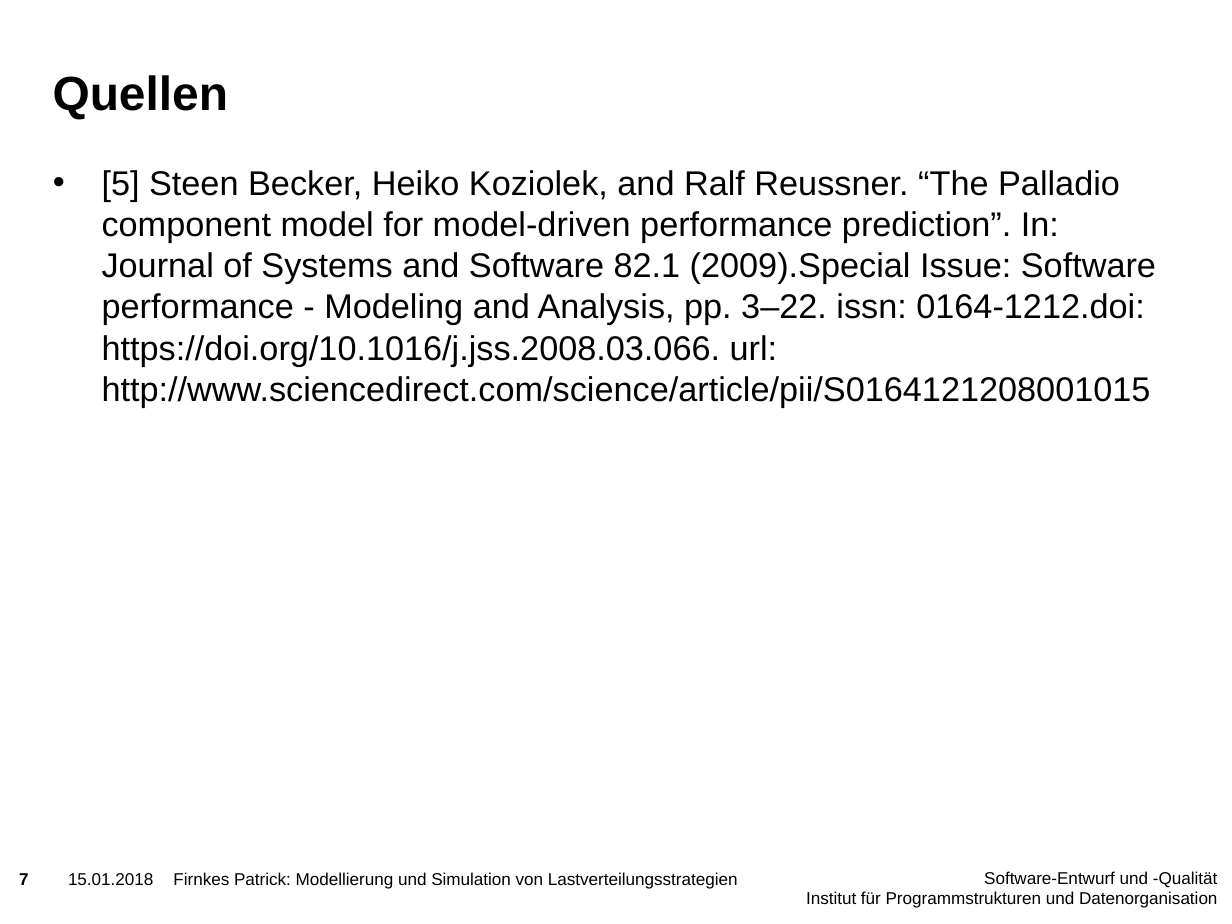
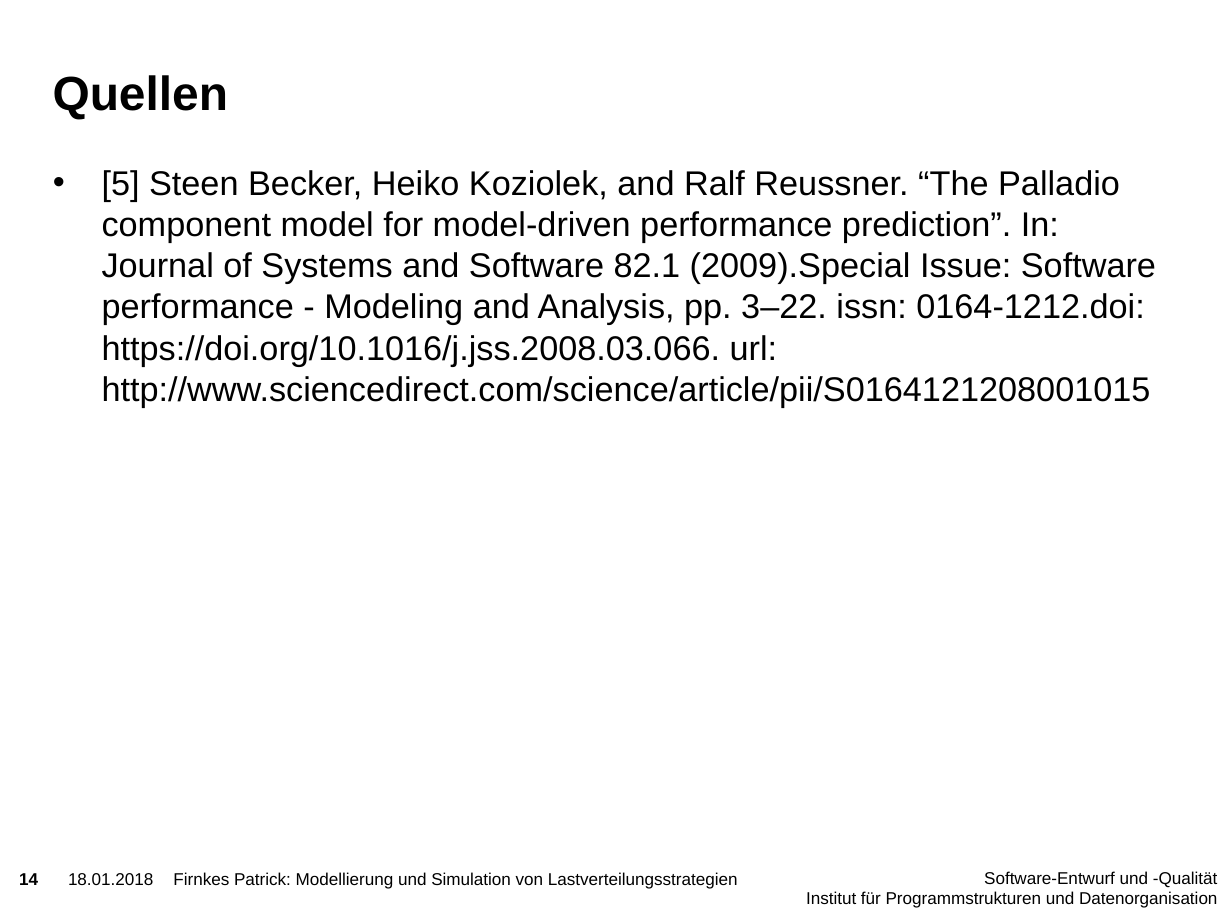
Before and after one commit to PatFirn/wlcg-loadbalancing, a slide deck: slide 14 of presentations/projekt-vorstellung.pptx (slide 7 before the commit). Drawn at 1232x924 pixels with LibreOffice and Linux fonts; fonts in the diff are those of the drawing; background and template pictures are left out. Boxes give left, top, right and bottom in pixels: in the first picture for what was removed or moved away, otherwise in the second. Text is boxed around its words. In the diff, an @@ line names an element or a change of style, - is before the commit and + after.

```diff
--- a/presentations/projekt-vorstellung.pptx
+++ b/presentations/projekt-vorstellung.pptx
@@ page number at <box>19,873,38,885</box>: text changed @@
-7
+14
@@ text at <box>68,873,153,885</box>: text changed @@
-15.01.2018
+18.01.2018
```
Also in this commit, not shown: 7 other slides changed, 9 slides added.
